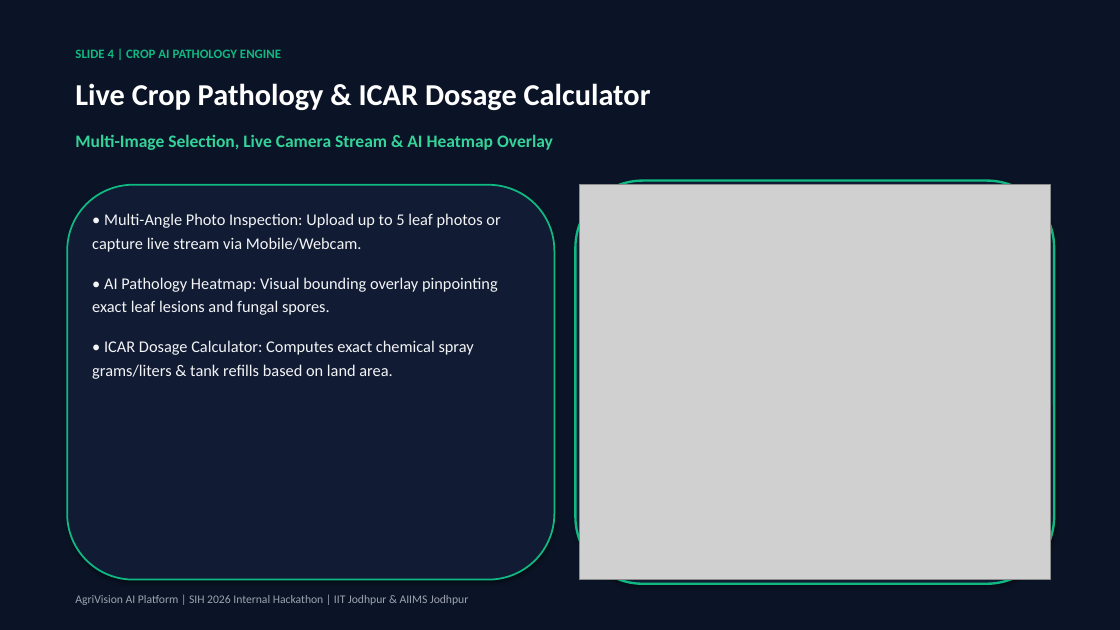
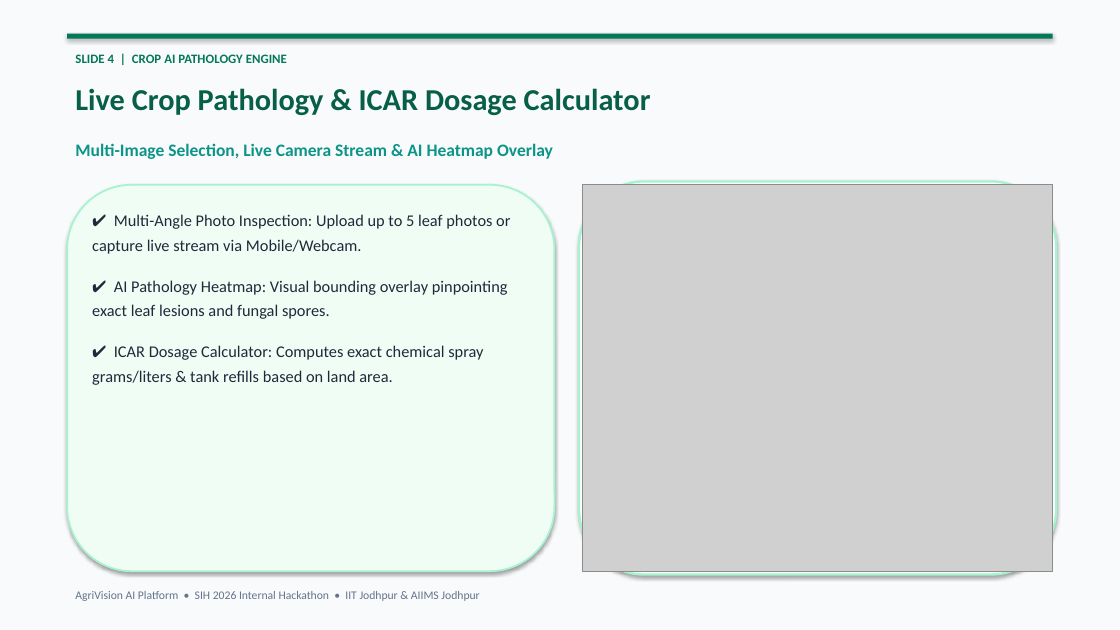
Before and after one commit to maheshiv15/SIH_INTERNAL2026, a slide deck: slide 4 of AgriVision_AI_SIH2026_Presentation.pptx. Drawn at 1120x630 pixels with LibreOffice and Linux fonts; fonts in the diff are those of the drawing; grey boxes stand for pictures. Boxes give left, top, right and bottom in pixels: in the first picture for what was removed or moved away, otherwise in the second. Text is boxed around its words. In the diff, an @@ line names an element or a change of style, - is before the commit and + after.

Commit message:
Update PowerPoint presentation deck to light, beautiful aesthetic design

```diff
--- a/AgriVision_AI_SIH2026_Presentation.pptx
+++ b/AgriVision_AI_SIH2026_Presentation.pptx
@@ rectangle at box(0, 0, 1120, 630): fill #0B1426 to #F8FAFC @@
@@ text "SLIDE 4 | CROP AI ..." at box(75, 54, 287, 63): text colour #10B981 to #047857 @@
@@ rectangle added at box(67, 34, 1053, 39), fill #047857 @@
@@ text "Live Crop Pathology & ICAR ..." at box(75, 88, 651, 115): text colour #FFFFFF to #065F46 @@
@@ text "Multi-Image Selection, Live Camera Stream ...": place and size @@
-text "Multi-Image Selection, Live Camera Stream ..." at box(75, 134, 553, 150)
+text "Multi-Image Selection, Live Camera Stream ..." at box(75, 143, 553, 159)
@@ text "Multi-Image Selection, Live Camera Stream ..." at box(75, 143, 553, 159): text colour #34D399 to #0D9488 @@
@@ rounded rectangle: place and size @@
-rounded rectangle at box(67, 185, 555, 580)
+rounded rectangle at box(67, 185, 555, 571)
@@ rounded rectangle at box(67, 185, 555, 571): fill #111C34 to #F0FDF4; outline #10B981 1.5 pt to #A7F3D0 1.5 pt @@
@@ rounded rectangle: place and size @@
-rounded rectangle at box(576, 181, 1054, 584)
+rounded rectangle at box(579, 181, 1056, 575)
@@ rounded rectangle at box(579, 181, 1056, 575): fill #111C34 to #FFFFFF; outline #10B981 2 pt to #A7F3D0 2 pt @@
@@ picture: place and size @@
-picture at box(580, 185, 1050, 580)
+picture at box(582, 185, 1053, 571)
@@ text at box(92, 214, 510, 385): text changed; text colour #F3F4F6 to #1E293B @@
-• Multi-Angle Photo Inspection: Upload up to 5 leaf photos or capture live stream via Mobile/Webcam.
-• AI Pathology Heatmap: Visual bounding overlay pinpointing exact leaf lesions and fungal spores.
-• ICAR Dosage Calculator: Computes exact chemical spray grams/liters & tank refills based on land area.
+✔ Multi-Angle Photo Inspection: Upload up to 5 leaf photos or capture live stream via Mobile/Webcam.
+✔ AI Pathology Heatmap: Visual bounding overlay pinpointing exact leaf lesions and fungal spores.
+✔ ICAR Dosage Calculator: Computes exact chemical spray grams/liters & tank refills based on land area.
@@ text at box(75, 591, 479, 601): text changed; text colour #9CA3AF to #64748B @@
-AgriVision AI Platform | SIH 2026 Internal Hackathon | IIT Jodhpur & AIIMS Jodhpur
+AgriVision AI Platform • SIH 2026 Internal Hackathon • IIT Jodhpur & AIIMS Jodhpur
```
Also in this commit, not shown: 9 other slides changed, 1 other file.
